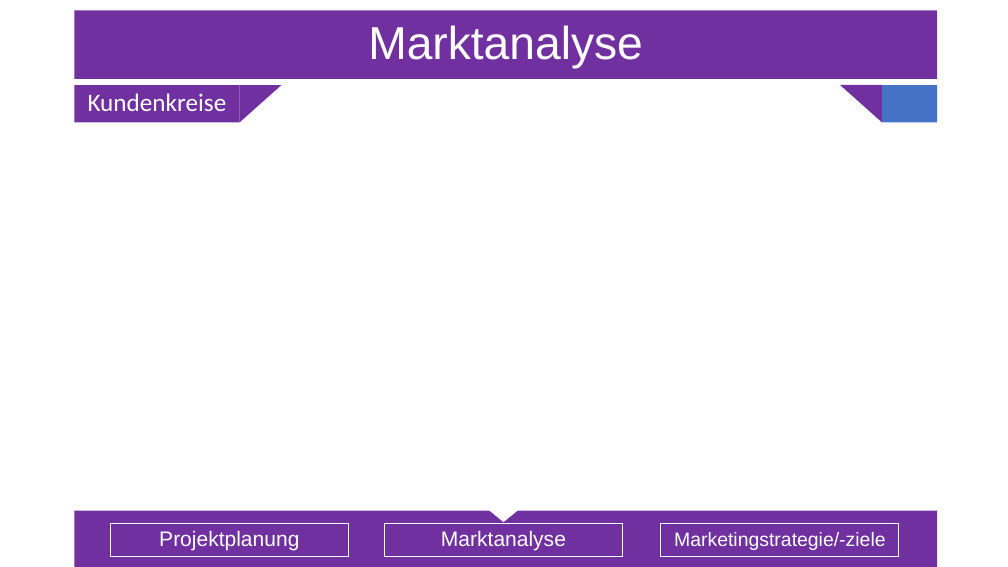
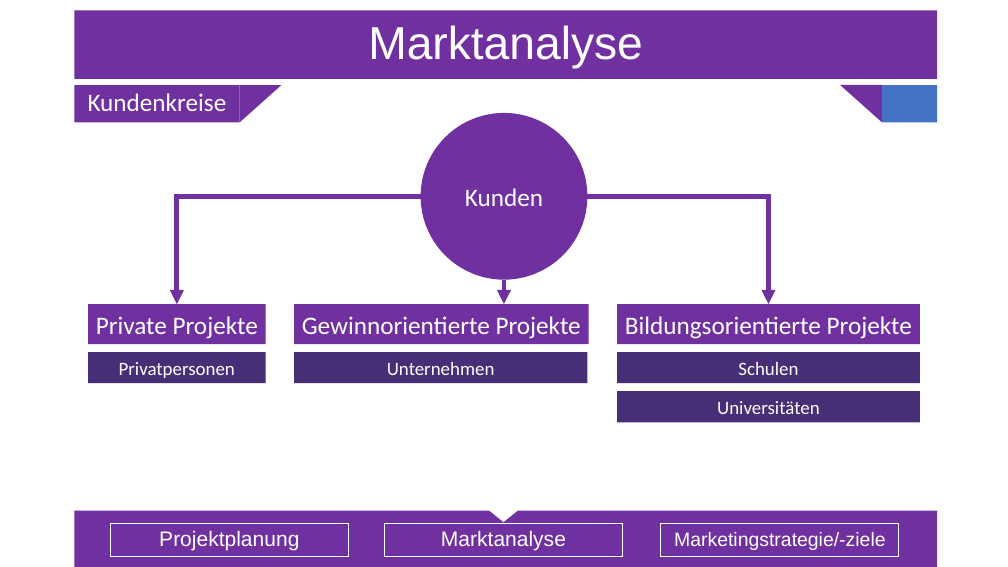
Before and after one commit to Sl0thking/mp_gproz_scrumiverse, a slide deck: slide 10 of 5_Präsentation/Projektpräsentation.pptx (slide 6 before the commit). Drawn at 1008x567 pixels with LibreOffice and Linux fonts; fonts in the diff are those of the drawing. Boxes give left, top, right and bottom in pixels: in the first picture for what was removed or moved away, otherwise in the second. Text is boxed around its words. In the diff, an @@ line names an element or a change of style, - is before the commit and + after.

```diff
--- a/5_Präsentation/Projektpräsentation.pptx
+++ b/5_Präsentation/Projektpräsentation.pptx
@@ ellipse added at box(420, 113, 588, 280), fill #7030A0, 24 pt, text #FFFFFF @@
+Kunden
@@ elbow arrow added from (420, 197) to (177, 304), #7030A0 4.5 pt @@
@@ elbow arrow added from (588, 197) to (769, 304), #7030A0 4.5 pt @@
@@ elbow arrow added from (504, 280) to (504, 304), #7030A0 4.5 pt @@
@@ rectangle added at box(88, 304, 266, 344), fill #7030A0, 24 pt, text #FFFFFF @@
+Private Projekte
@@ rectangle added at box(294, 304, 589, 344), fill #7030A0, 24 pt, text #FFFFFF @@
+Gewinnorientierte Projekte
@@ rectangle added at box(617, 304, 920, 344), fill #7030A0, 24 pt, text #FFFFFF @@
+Bildungsorientierte Projekte
@@ rectangle added at box(88, 352, 266, 383), fill #482E76, 18 pt, text #FFFFFF @@
+Privatpersonen
@@ rectangle added at box(294, 352, 588, 383), fill #482E76, 18 pt, text #FFFFFF @@
+Unternehmen
@@ rectangle added at box(617, 352, 920, 383), fill #482E76, 18 pt, text #FFFFFF @@
+Schulen
@@ rectangle added at box(617, 392, 920, 423), fill #482E76, 18 pt, text #FFFFFF @@
+Universitäten
```
Also in this commit, not shown: 12 other slides changed, 10 slides added, 1 slide removed, 1 other file.
